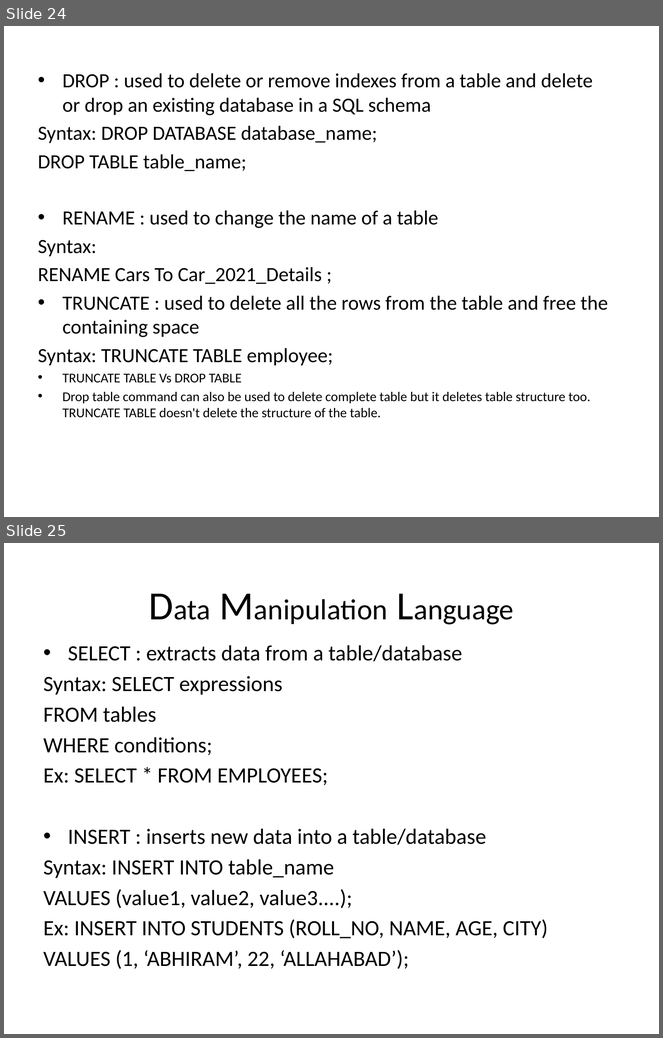
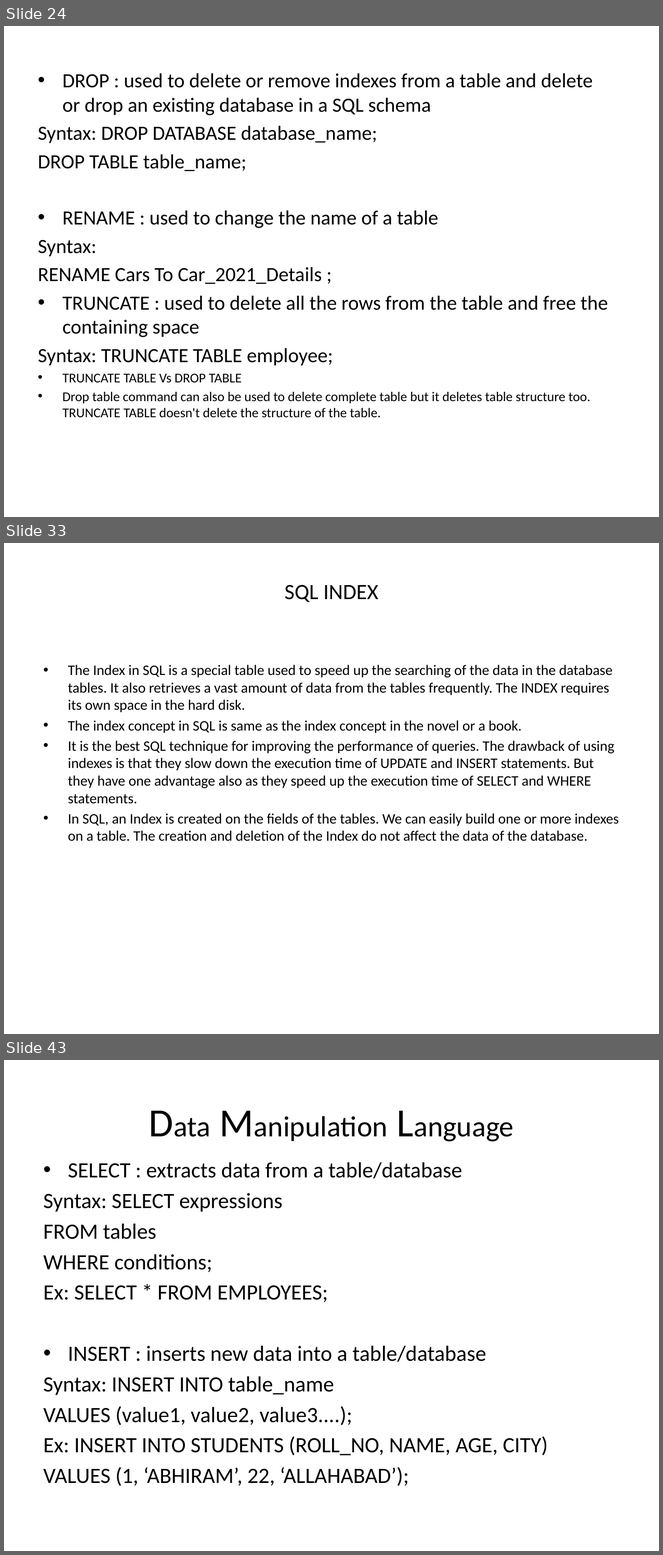
Before and after one commit to goudp4959/Oracle, a slide deck: SQL-latest (1) (4).pptx. Shown one above the other, each under a label of ours: slides 24 and 25 before the commit, slides 24, 33 and 43 after it; the slides between them are not shown. The pictures are 663x1038 and 663x1555 pixels, drawn with LibreOffice and Linux fonts; fonts in the diff are those of the drawing. Boxes give left, top, right and bottom in pixels: in the first picture for what was removed or moved away, otherwise in the second. Text is boxed around its words. In the diff, an @@ line names an element or a change of style, - is before the commit and + after.

```diff
--- a/SQL-latest (1) (4).pptx
+++ b/SQL-latest (1) (4).pptx
@@ slide 33 added at <box>4,543,659,1034</box>, background #FFFFFF @@
@@ title added at <box>285,585,378,602</box>, 24 pt, text #000000 @@
+SQL INDEX
@@ text added at <box>68,665,619,841</box>, 16 pt, text #000000 @@
+• The Index in SQL is a special table used to speed up the searching of the data in the database tables. It also retrieves a vast amount of data from the tables frequently. The INDEX requires its own space in the hard disk.
+• The index concept in SQL is same as the index concept in the novel or a book.
+• It is the best SQL technique for improving the performance of queries. The drawback of using indexes is that they slow down the execution time of UPDATE and INSERT statements. But they have one advantage also as they speed up the execution time of SELECT and WHERE statements.
+• In SQL, an Index is created on the fields of the tables. We can easily build one or more indexes on a table. The creation and deletion of the Index do not affect the data of the database.
@@ what was slide 25 is now slide 43 @@
```
Also in this commit, not shown: 1 slide changed, 17 other slides added.
